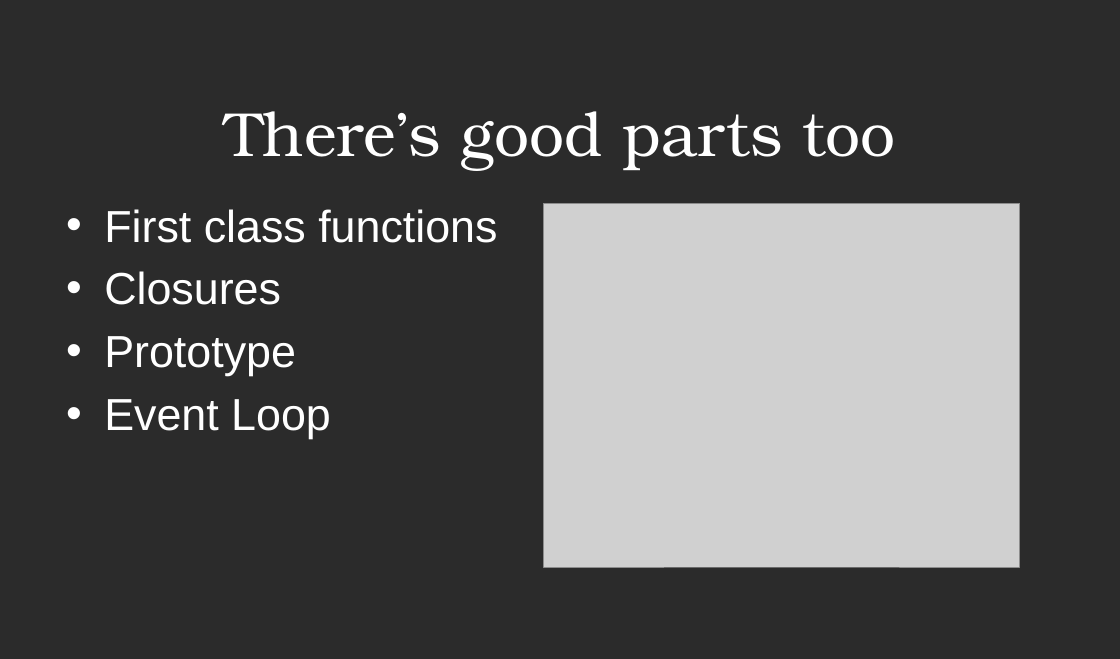
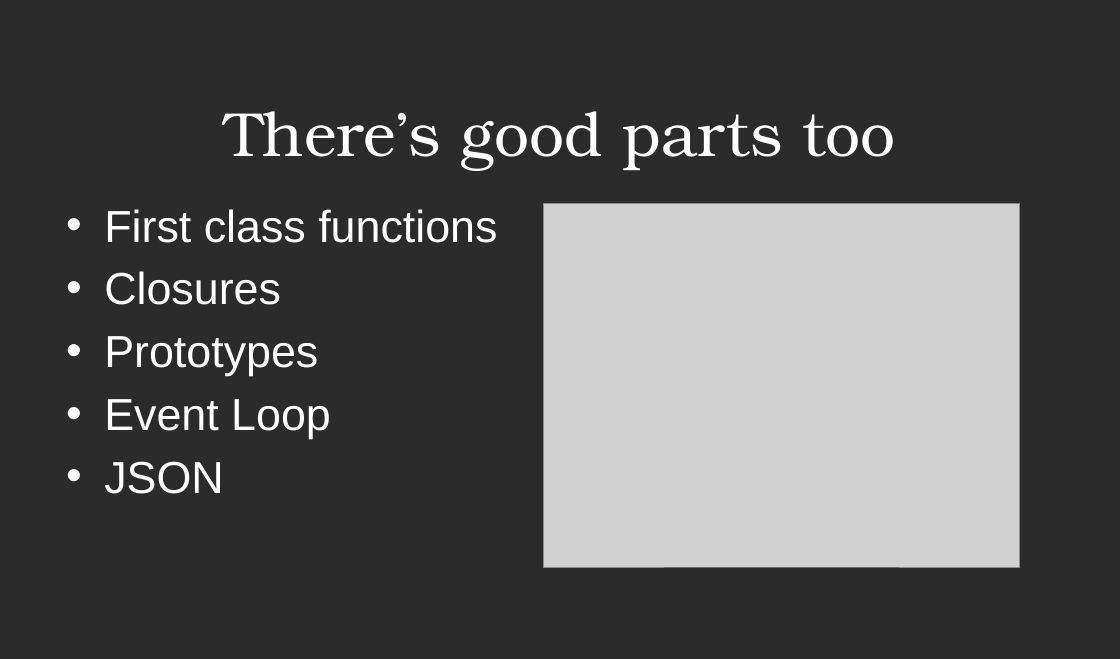
Before and after one commit to JasonOffutt/RefreshCache2011, a slide deck: slide 6 of js-bootcamp/js-bootcamp.pptx. Drawn at 1120x659 pixels with LibreOffice and Linux fonts; fonts in the diff are those of the drawing; grey boxes stand for pictures; background and template pictures are left out; a plain dark background stands for a picture behind light text. Boxes give left, top, right and bottom in pixels: in the first picture for what was removed or moved away, otherwise in the second. Text is boxed around its words. In the diff, an @@ line names an element or a change of style, - is before the commit and + after.

```diff
--- a/js-bootcamp/js-bootcamp.pptx
+++ b/js-bootcamp/js-bootcamp.pptx
@@ text at (x1=104, y1=336, x2=318, y2=376): text changed @@
-• Prototype
+• Prototypes
@@ text at (x1=104, y1=461, x2=223, y2=494): paragraph added @@
+• JSON
```
Also in this commit, not shown: 3 other slides changed.
